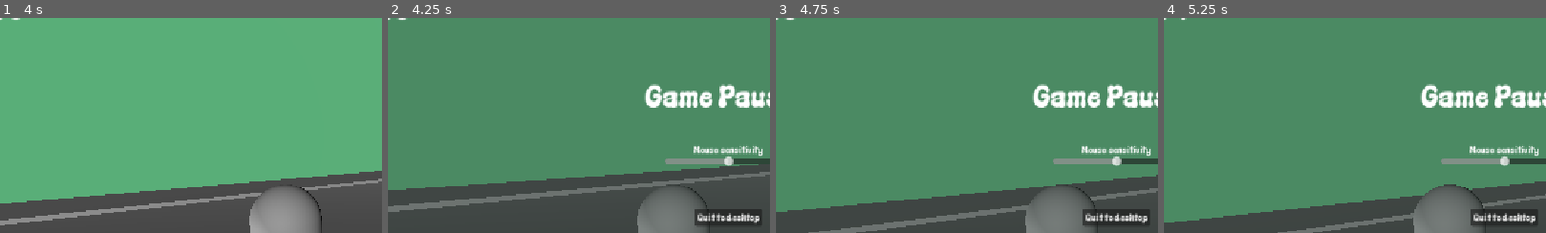
Above: before the commit, frames 1-4 (left to right).
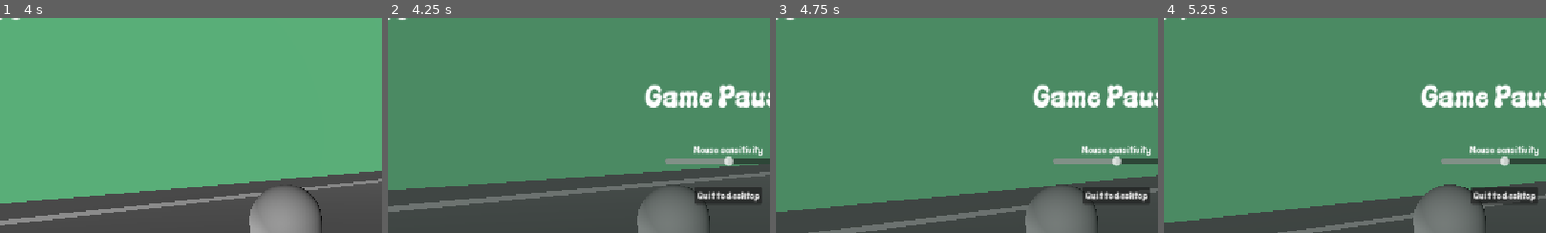
Above: after the commit, the same moments.

Repository: gamedagamez-dev/DownForTheCountGMTK2026
Game: Godot game, scene res://Scenes/World/World3d.tscn
Same seed, same stepped clock (60 frames per second), same inputs: the game is played once before the commit and once after it.
Inputs (mouse positions are % of the whole screen's width and height, from its top left):
- Up to frame 1 (4 s): tap Enter at 0.5 s; move the mouse to (55, 50) at 0.52 s; hold Shift (movement_sprint) 0.53-1.28 s; hold W (move_forward) from 0.53 s (still down); tap Space (movement_jump) at 0.77, 1.52, 3.02, 3.77 s; move the mouse to (45, 50) at 1.27 s; tap Shift (movement_sprint) at 1.35, 2.85 s; move the mouse to (52, 48) at 2.02 s; hold Shift (movement_sprint) 2.03-2.78 s; move the mouse to (49, 52) at 2.77 s; move the mouse to (57, 51) at 3.52 s; hold Shift (movement_sprint) from 3.53 s (still down)
- Up to frame 2 (4.25 s): keep holding W (move_forward); keep holding Shift (movement_sprint); tap Escape (ui_cancel) at 4.15 s
- Up to frame 3 (4.75 s): move the mouse to (20, 35) at 4.27 s; release W (move_forward) at 4.28 s; release Shift (movement_sprint) at 4.28 s; hold A (move_left) from 4.28 s (still down); tap Shift (movement_sprint) at 4.35 s; tap Space (movement_jump) at 4.52 s
- Up to frame 4 (5.25 s): move the mouse to (55, 50) at 5.02 s; release A (move_left) at 5.03 s; hold S (move_back) from 5.03 s (still down); hold Shift (movement_sprint) from 5.03 s (still down)
The pictures show only the part of the screen within x 6-56%, y 7-57%; the shares and areas given below are measured in that part.

Frame 1 is identical in both runs. In frame 2, 2.3% of the frame differs, in the area x 80-98%, y 78-97%; in frame 3, 2.3%; in frame 4, 2.3%.

Commit message:
updated pause fixed bug

Diff:
--- a/Scenes/UI/PauseMenu/pause_menu.tscn
+++ b/Scenes/UI/PauseMenu/pause_menu.tscn
@@ -60,9 +60,10 @@
 [node name="QuitContainer" type="Control" parent="." unique_id=2117172550]
 anchors_preset = 0
 offset_left = 556.0
-offset_top = 333.0
+offset_top = 300.0
 offset_right = 596.0
-offset_bottom = 373.0
+offset_bottom = 340.0
+mouse_filter = 1
 
 [node name="ExitButton" type="Button" parent="QuitContainer" unique_id=513520193]
 layout_mode = 0
@@ -77,6 +78,7 @@
 offset_top = 333.0
 offset_right = 596.0
 offset_bottom = 373.0
+mouse_filter = 1
 
 [node name="MainMenuButton" type="Button" parent="MainMenucontainer" unique_id=1830346266]
 layout_mode = 0
